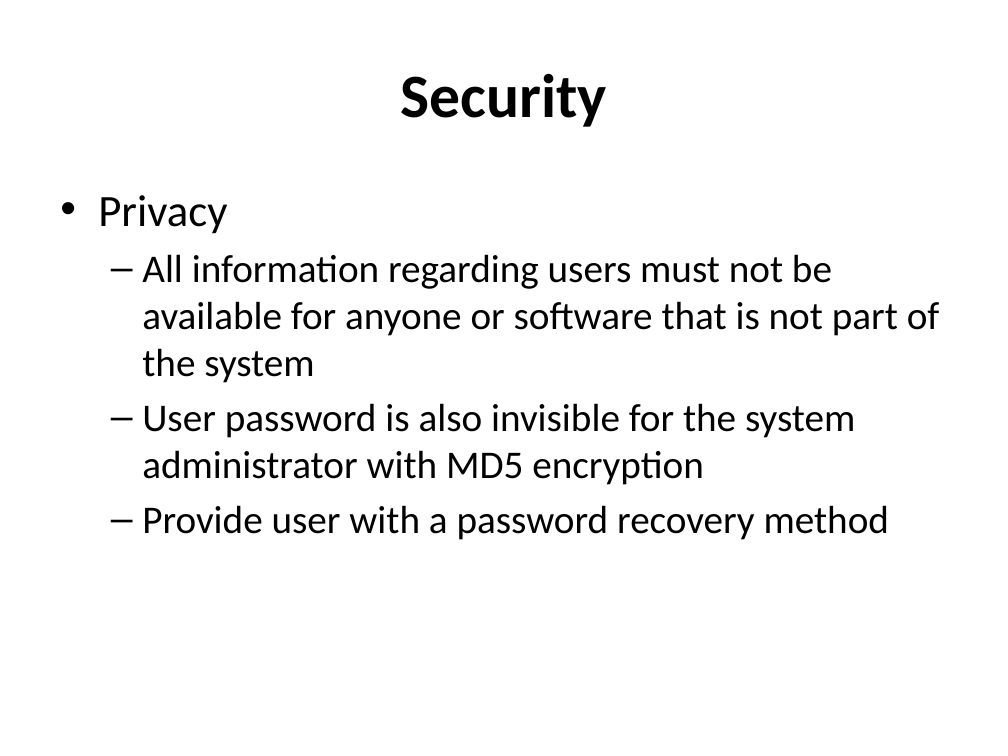
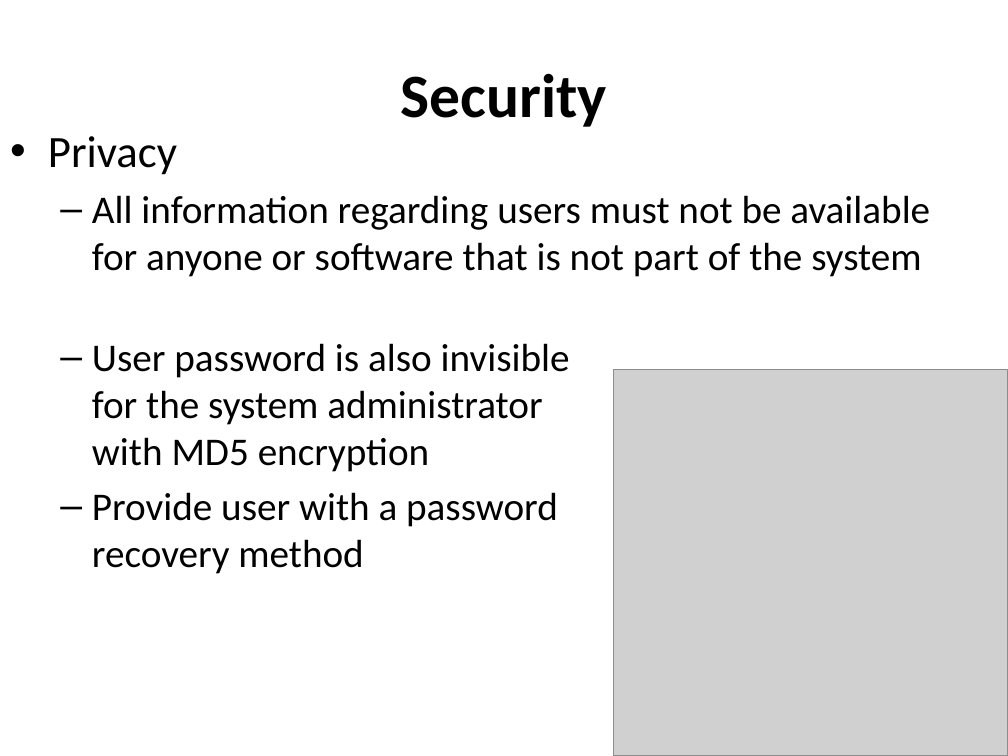
Before and after one commit to hungqcao/Rental-House-Finding, a slide deck: slide 8 of Document/Documentation/Final Document & Report/Non-functional Requirements.pptx (slide 7 before the commit). Drawn at 1008x756 pixels with LibreOffice and Linux fonts; fonts in the diff are those of the drawing; grey boxes stand for pictures. Boxes give left, top, right and bottom in pixels: in the first picture for what was removed or moved away, otherwise in the second. Text is boxed around its words. In the diff, an @@ line names an element or a change of style, - is before the commit and + after.

```diff
--- a/Document/Documentation/Final Document & Report/Non-functional Requirements.pptx
+++ b/Document/Documentation/Final Document & Report/Non-functional Requirements.pptx
@@ text added at <box>48,136,930,277</box>, 28 pt, text #000000 @@
+• Privacy
+  – All information regarding users must not be available for anyone or software that is not part of the system
@@ text at <box>98,195,940,383</box>: paragraphs removed @@
-• Privacy
-  – All information regarding users must not be available for anyone or software that is not part of the system
@@ text "User password is also invisible ...": place and size @@
-text "User password is also invisible ..." at <box>98,195,940,540</box>
+text "User password is also invisible ..." at <box>92,343,570,574</box>
@@ picture added at <box>613,370,1008,756</box> @@
```
Also in this commit, not shown: 7 other slides changed, 1 slide added.
